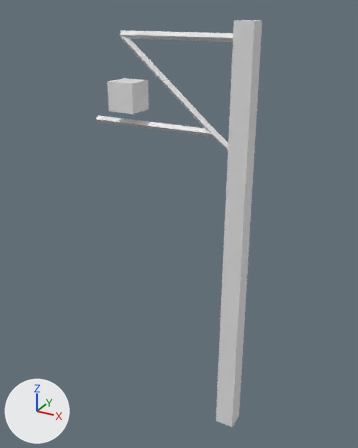
The OBJ model src/main/resources/assets/immersiverailroading/mast/default.obj: old version first, new version second.
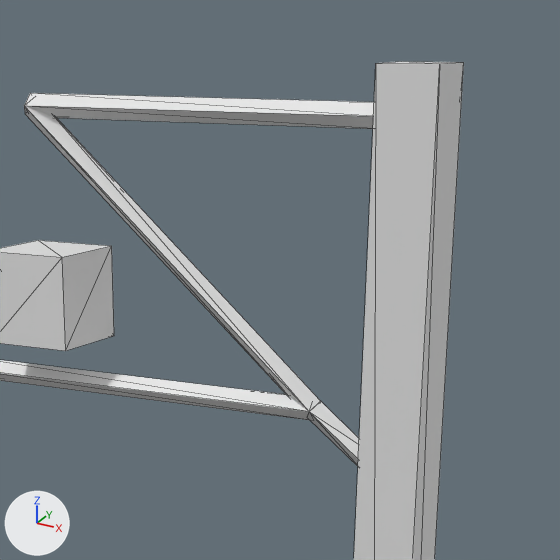
Old and new are each drawn whole from a 50 mm camera at (2.36, -6.0, 6.39) aimed at (-1.02, 0.14, 3.32) and again close up on the part from 31% to 82% of the width and 0% to 41% of the height. Arrows for +X, +Y and +Z are at lower left; the lights stay in place. The last two pictures show the newer version. The close-ups show mesh edges as thin lines. Where no turn or scale is listed for an object, it has been applied to the vertices.
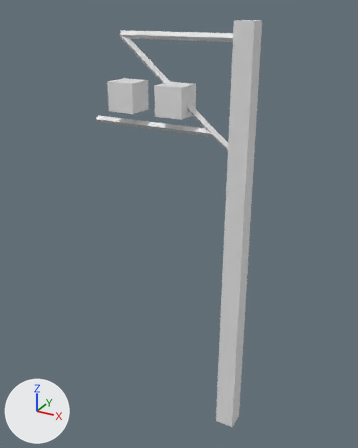
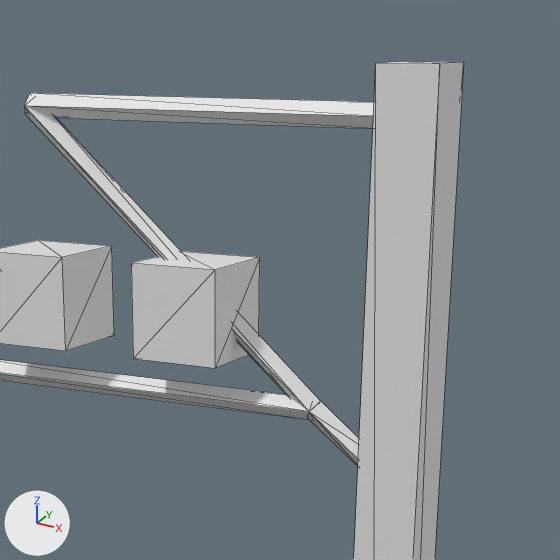
Changed parts and their boxes (x1, y1, x2, y2) in the close-ups (560 x 560 px):
'CONNECTOR_2', added
    after: (131, 251, 260, 368)

The change in detail:
Material 'Default_OBJ' (mat_default_obj) is new.
Its base color is (0.8, 0.8, 0.8) (white #e7e7e7).
Mesh me_connector_2 is new.
It is a box spanning x -1.201..-0.788, y -0.206..0.206, z 5.012..5.425.
It uses material mat_default_obj (white #e7e7e7).
Object 'CONNECTOR_2' (ob_connector_2) is new; it shows me_connector_2.
Its location is (0.0, 0.0, 0.0).
